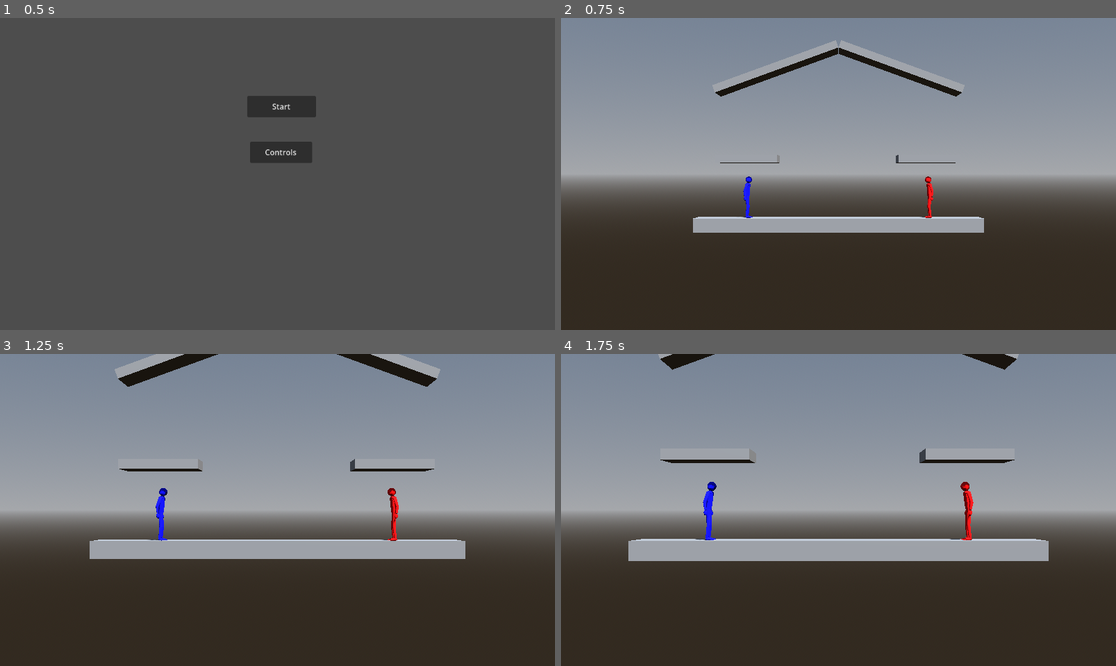
Above: before the commit, frames 1-4 (two rows, left to right).
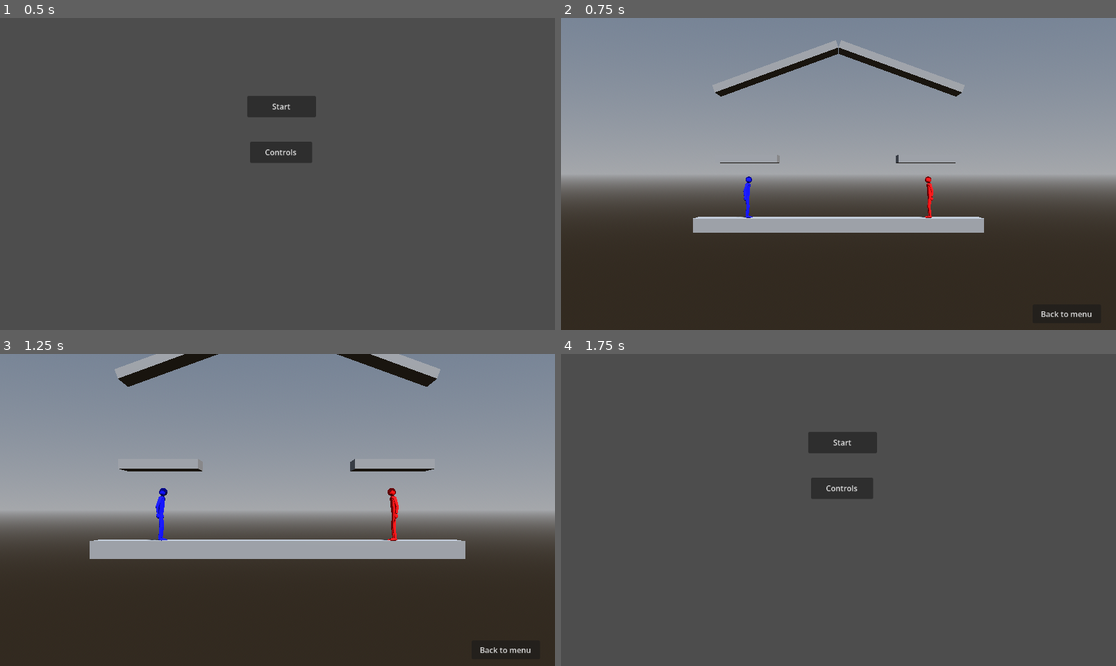
Above: after the commit, the same moments.

Repository: CocoMarck/SuperSmashTux
Game: Godot game, scene res://scenes/main.tscn
Same seed, same stepped clock (60 frames per second), same inputs: the game is played once before the commit and once after it.
Inputs (mouse positions are in pixels of both pictures, inside the frame that each line leads up to):
- Up to frame 1 (0.5 s): no input
- Up to frame 2 (0.75 s): click "Start" at 0.5 s
- Up to frame 3 (1.25 s): no input
- Up to frame 4 (1.75 s): click (1066, 650) at 1.25 s, where only the run after the commit has a clickable "Back to menu"

Frame 1 is identical in both runs. In frame 2, less than 0.1% of the frame differs, in the area x 86-96%, y 93-96%; in frame 3, less than 0.1%; in frame 4, 95%, in the area x 0-100%, y 0-100%.

Commit message:
Poder regresar al menu mientras se juega. Inyectar UI al mapa de juego

Diff:
--- /dev/null
+++ b/scenes/fight_canvas_layer.tscn
@@ -0,0 +1,13 @@
+[gd_scene format=3 uid="uid://05tx5psdvafb"]
+
+[ext_resource type="Script" uid="uid://cno74wf4nvv0l" path="res://scripts/menu/button_menu.gd" id="1_vtfwl"]
+
+[node name="FightCanvasLayer" type="CanvasLayer" unique_id=288616017]
+
+[node name="Button" type="Button" parent="." unique_id=1040949315]
+offset_left = 979.0
+offset_top = 595.0
+offset_right = 1121.0
+offset_bottom = 634.0
+text = "Back to menu"
+script = ExtResource("1_vtfwl")
--- a/scripts/menu/button_start.gd
+++ b/scripts/menu/button_start.gd
@@ -1,13 +1,19 @@
 extends Button
 
 const LEVEL_SCENE := "res://scenes/map1.tscn"
+const FIGHT_CANVAS_LAYER_SCENE := "res://scenes/fight_canvas_layer.tscn"
 
 # Called when the node enters the scene tree for the first time.
 func _ready() -> void:
 	pressed.connect(_go_to_battle)
 
 func _go_to_battle() -> void:
-	get_tree().change_scene_to_file(LEVEL_SCENE)
+	# Agregarle interface a la instancia de nivel.
+	var level: Node = load(LEVEL_SCENE).instantiate()
+	var canvas_layer: CanvasLayer = load(FIGHT_CANVAS_LAYER_SCENE).instantiate()
+	level.add_child(canvas_layer)
+	# Meter como hijo la scene del level
+	get_tree().change_scene_to_node(level)
 
 # Called every frame. 'delta' is the elapsed time since the previous frame.
 func _process(delta: float) -> void:
Not shown, changed: docs/changelog.md
